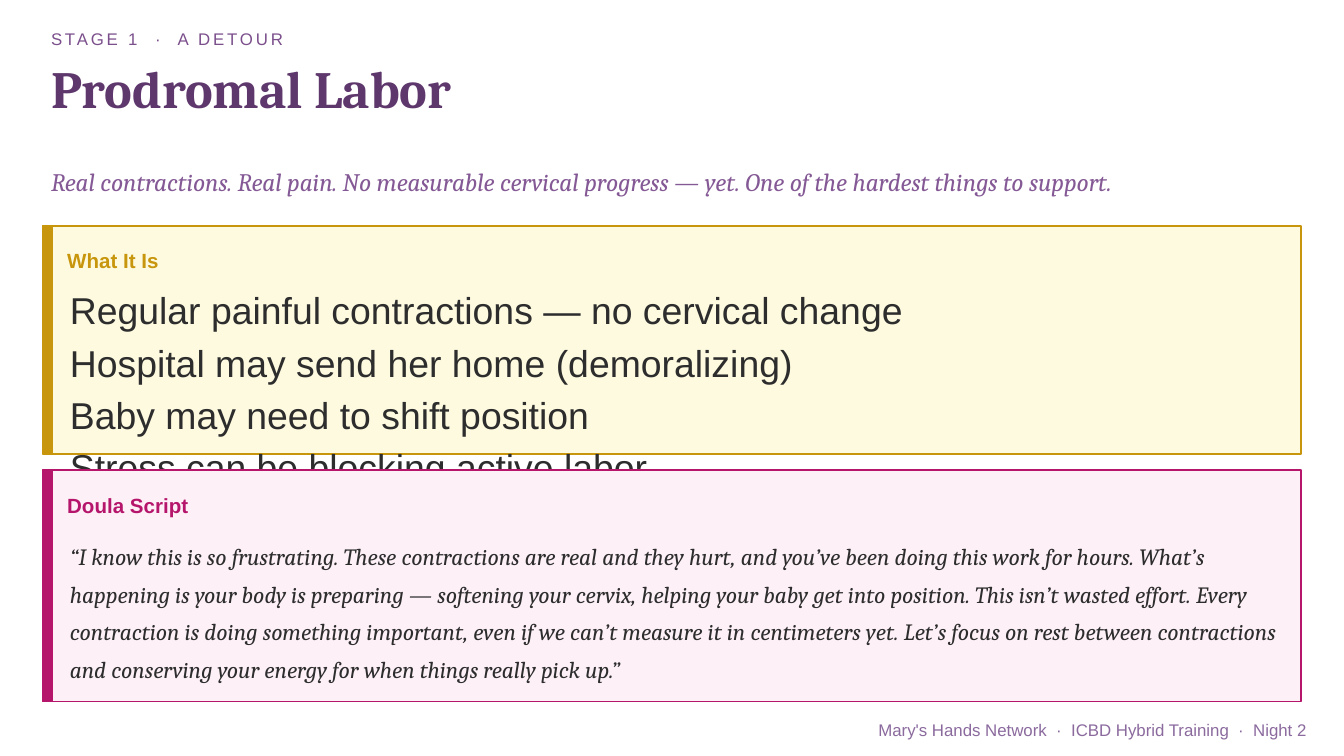
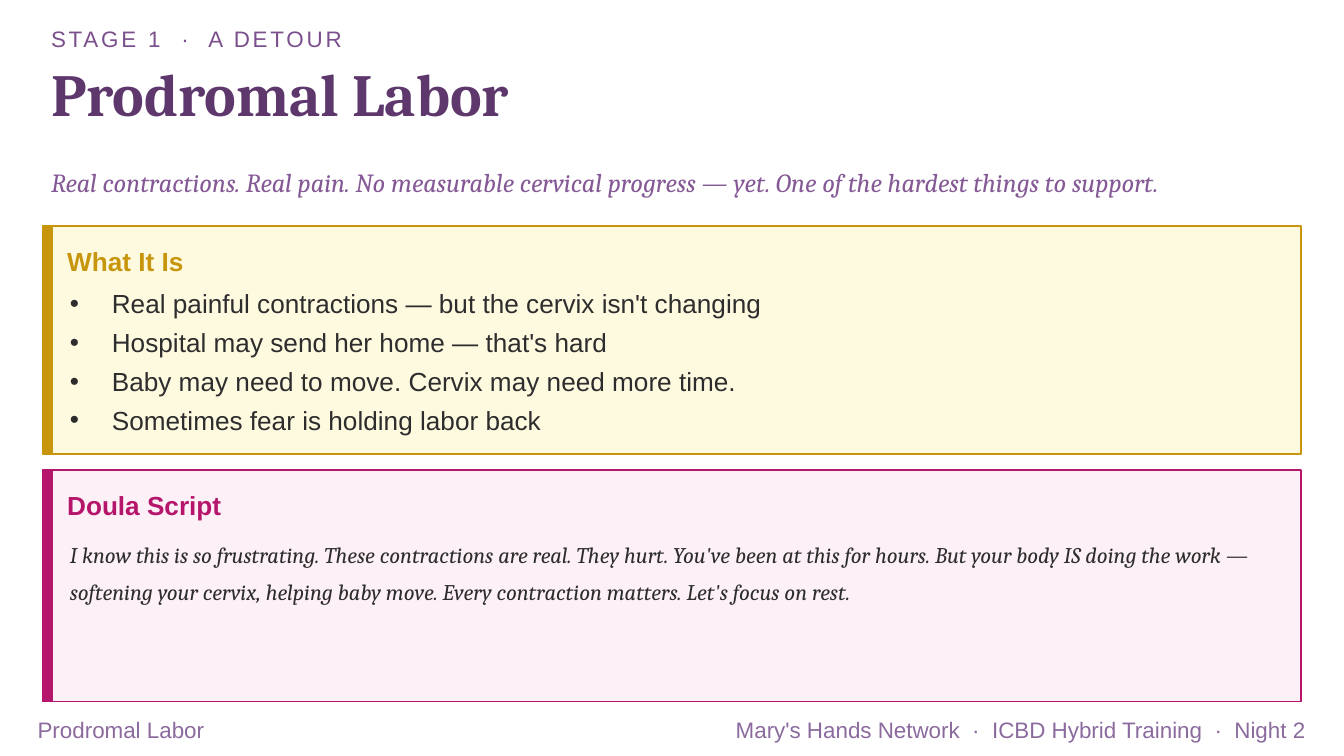
Before and after one commit to maryshandsnetwork-ai/MHNWebsiteTest, a slide deck: slide 7 of assets/training/mhn-icbd-night-2.pptx (slide 6 before the commit). Drawn at 1344x756 pixels with LibreOffice and Linux fonts; fonts in the diff are those of the drawing. Boxes give left, top, right and bottom in pixels: in the first picture for what was removed or moved away, otherwise in the second. Text is boxed around its words. In the diff, an @@ line names an element or a change of style, - is before the commit and + after.

```diff
--- a/assets/training/mhn-icbd-night-2.pptx
+++ b/assets/training/mhn-icbd-night-2.pptx
@@ text "STAGE 1 · A DETOUR" at bbox=[148, 31, 223, 47]: size 9 to 12 pt @@
@@ text "Prodromal Labor" at bbox=[51, 74, 509, 117]: size 28 to 32 pt @@
@@ text "Real contractions. Real pain. No ..." at bbox=[51, 174, 1158, 198]: size 13.5 to 14 pt @@
@@ text "What It Is" at bbox=[67, 252, 184, 272]: size 11 to 14 pt @@
@@ text at bbox=[112, 294, 761, 436]: text changed; size 20 to 14 pt @@
-Regular painful contractions — no cervical change
-Hospital may send her home (demoralizing)
-Baby may need to shift position
-Stress can be blocking active labor
+• Real painful contractions — but the cervix isn't changing
+• Hospital may send her home — that's hard
+• Baby may need to move. Cervix may need more time.
+• Sometimes fear is holding labor back
@@ text "Doula Script" at bbox=[67, 496, 221, 521]: size 11 to 14 pt @@
@@ text at bbox=[70, 547, 1220, 605]: text changed; size 12.5 to 12 pt @@
-“I know this is so frustrating. These contractions are real and they hurt, and you’ve been doing this work for hours. What’s happening is your body is preparing — softening your cervix, helping your baby get into position. This isn’t wasted effort. Every contraction is doing something important, even if we can’t measure it in centimeters yet. Let’s focus on rest between contractions and conserving your energy for when things really pick up.”
+I know this is so frustrating. These contractions are real. They hurt. You've been at this for hours. But your body IS doing the work — softening your cervix, helping baby move. Every contraction matters. Let's focus on rest.
@@ text "Mary's Hands Network · ICBD ..." at bbox=[736, 722, 1305, 743]: size 9 to 12 pt @@
@@ text added at bbox=[38, 722, 204, 738], 12 pt, text #8B6A9E @@
+Prodromal Labor
```
Also in this commit, not shown: 53 other slides changed, 21 slides added, 1 other file.
